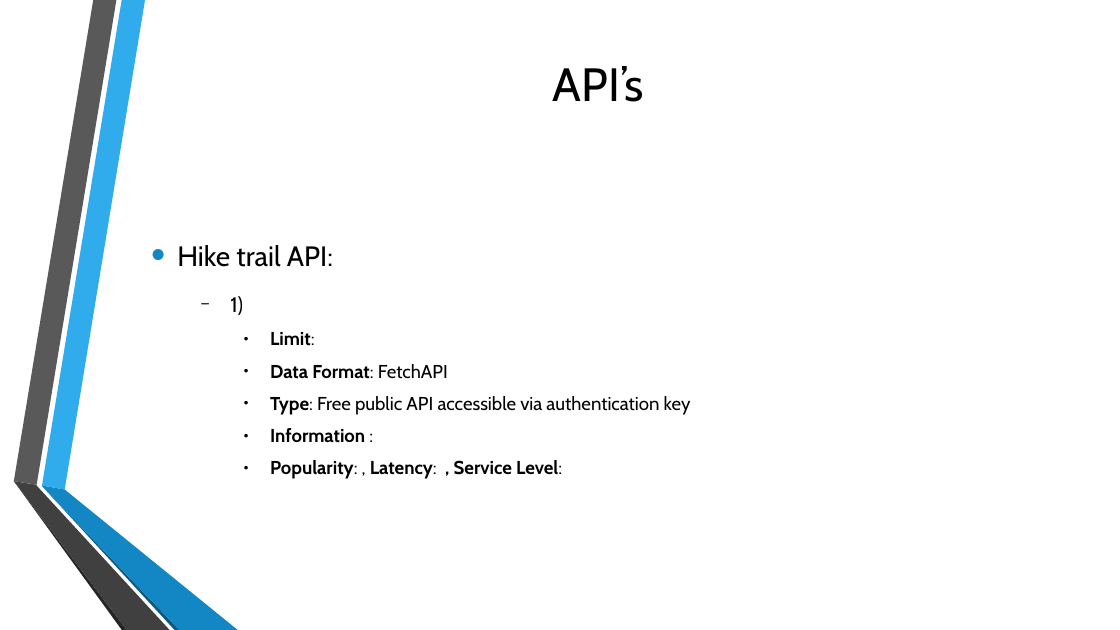
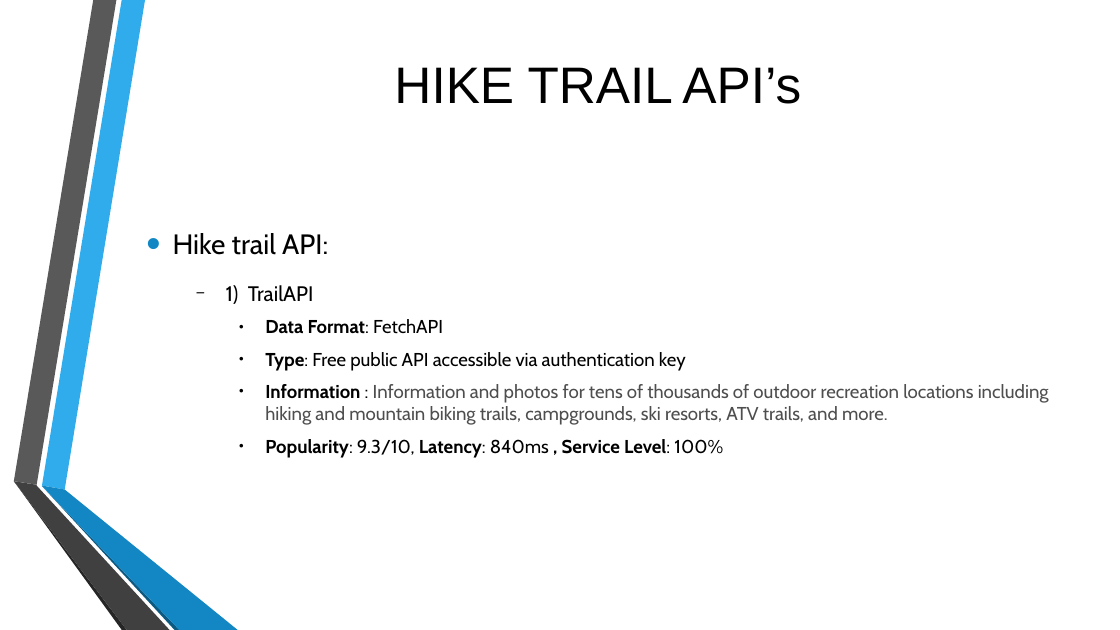
Before and after one commit to HarshaRamayanam/webdev-project, a slide deck: slide 9 of Project proposal.pptx (slide 8 before the commit). Drawn at 1120x630 pixels with LibreOffice and Linux fonts; fonts in the diff are those of the drawing; background and template pictures are left out. Boxes give left, top, right and bottom in pixels: in the first picture for what was removed or moved away, otherwise in the second. Text is boxed around its words. In the diff, an @@ line names an element or a change of style, - is before the commit and + after.

Commit message:
Updated pptx

```diff
--- a/Project proposal.pptx
+++ b/Project proposal.pptx
@@ text at [394, 67, 801, 104]: text changed; size 40 to 44 pt; font Cabin to Arial @@
-API’s
+HIKE TRAIL API’s
@@ text "Hike trail API:": place and size @@
-text "Hike trail API:" at [177, 245, 691, 479]
+text "Hike trail API:" at [173, 233, 1049, 458]
@@ text at [226, 285, 314, 304]: text changed; size 16 to 18 pt; bold off @@
-  − 1)
-    ● Limit:
+  − 1) TrailAPI
@@ text at [265, 384, 1049, 458]: text changed; text colour #000000 to #4E4E4E; bold off @@
-    ● Information :
-    ● Popularity: , Latency: , Service Level:
+    ● Information : Information and photos for tens of thousands of outdoor recreation locations including hiking and mountain biking trails, campgrounds, ski resorts, ATV trails, and more.
+    ● Popularity: 9.3/10, Latency: 840ms , Service Level: 100%
```
Also in this commit, not shown: 6 other slides changed, 5 slides added.
